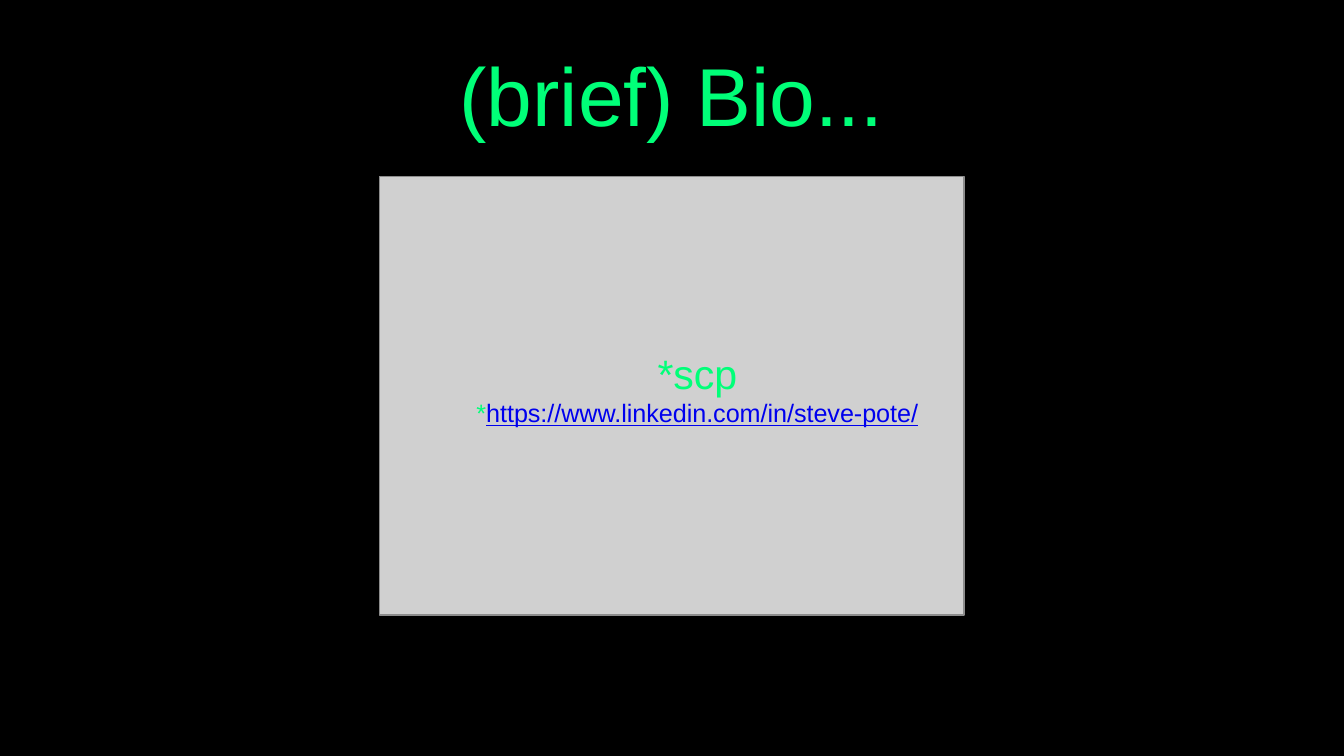
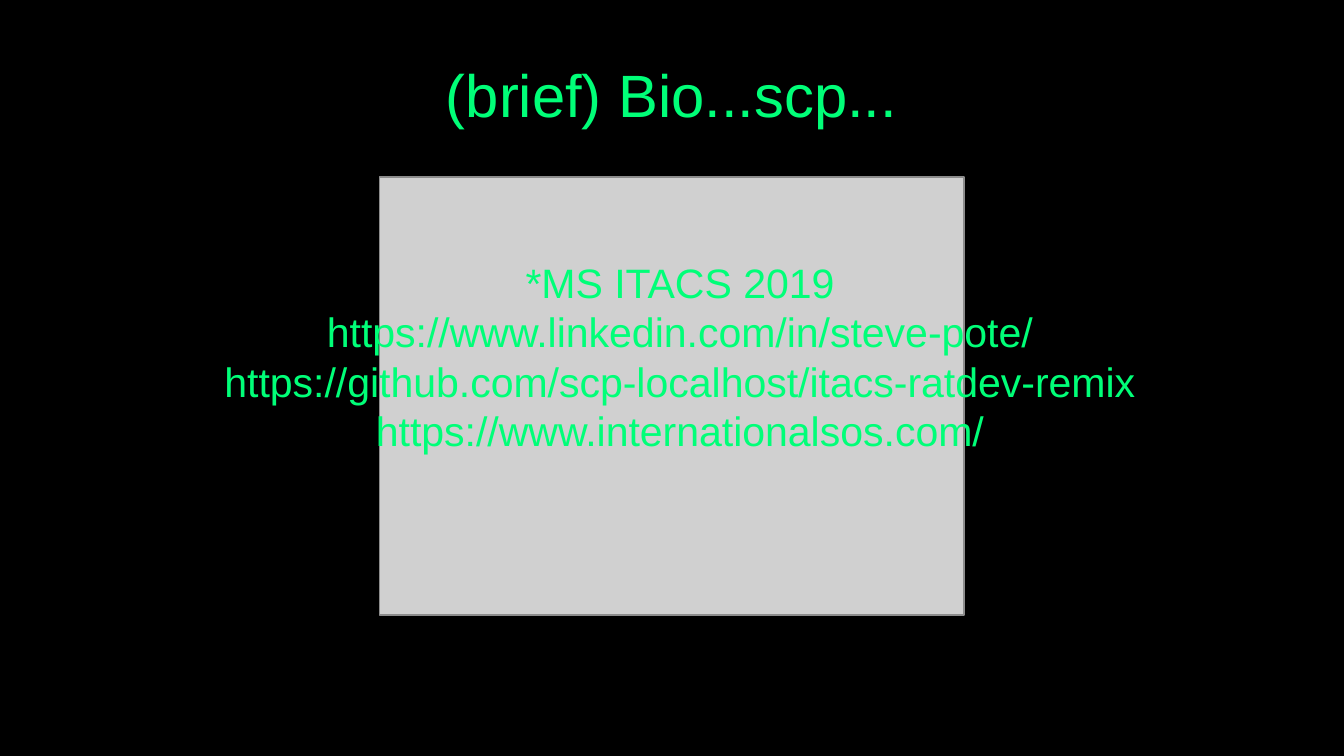
Before and after one commit to scp-localhost/itacs-ratdev-remix, a slide deck: slide 3 of RatDev_OWASP_GRC.pptx. Drawn at 1344x756 pixels with LibreOffice and Linux fonts; fonts in the diff are those of the drawing; grey boxes stand for pictures. Boxes give left, top, right and bottom in pixels: in the first picture for what was removed or moved away, otherwise in the second. Text is boxed around its words. In the diff, an @@ line names an element or a change of style, - is before the commit and + after.

```diff
--- a/RatDev_OWASP_GRC.pptx
+++ b/RatDev_OWASP_GRC.pptx
@@ title at (446, 73, 897, 128): text changed; size 44 to 32 pt @@
-(brief) Bio...
+(brief) Bio...scp...
@@ subtitle at (224, 269, 1135, 454): text changed; size 13.5 to 22 pt; text colour #0000EE to #00FF78 @@
-*scp
-*https://www.linkedin.com/in/steve-pote/
+*MS ITACS 2019
+https://www.linkedin.com/in/steve-pote/
+https://github.com/scp-localhost/itacs-ratdev-remix
+https://www.internationalsos.com/
```
